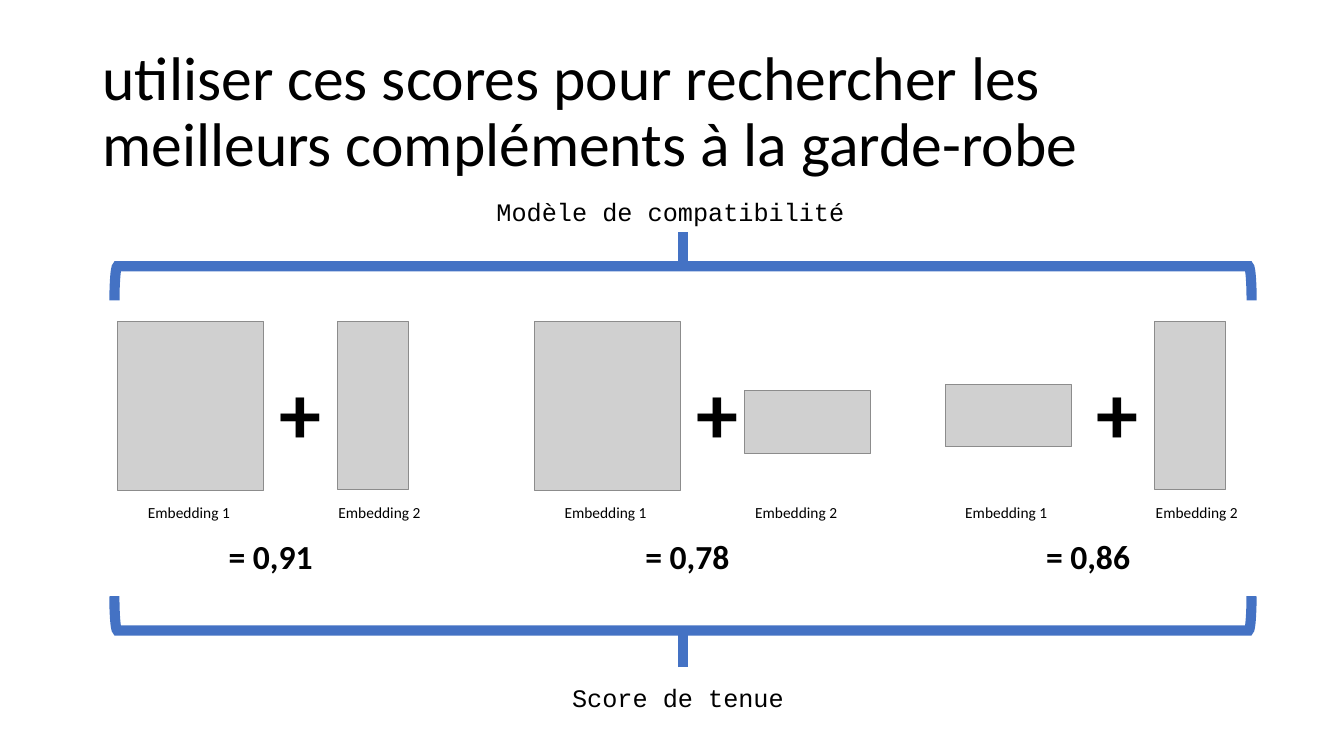
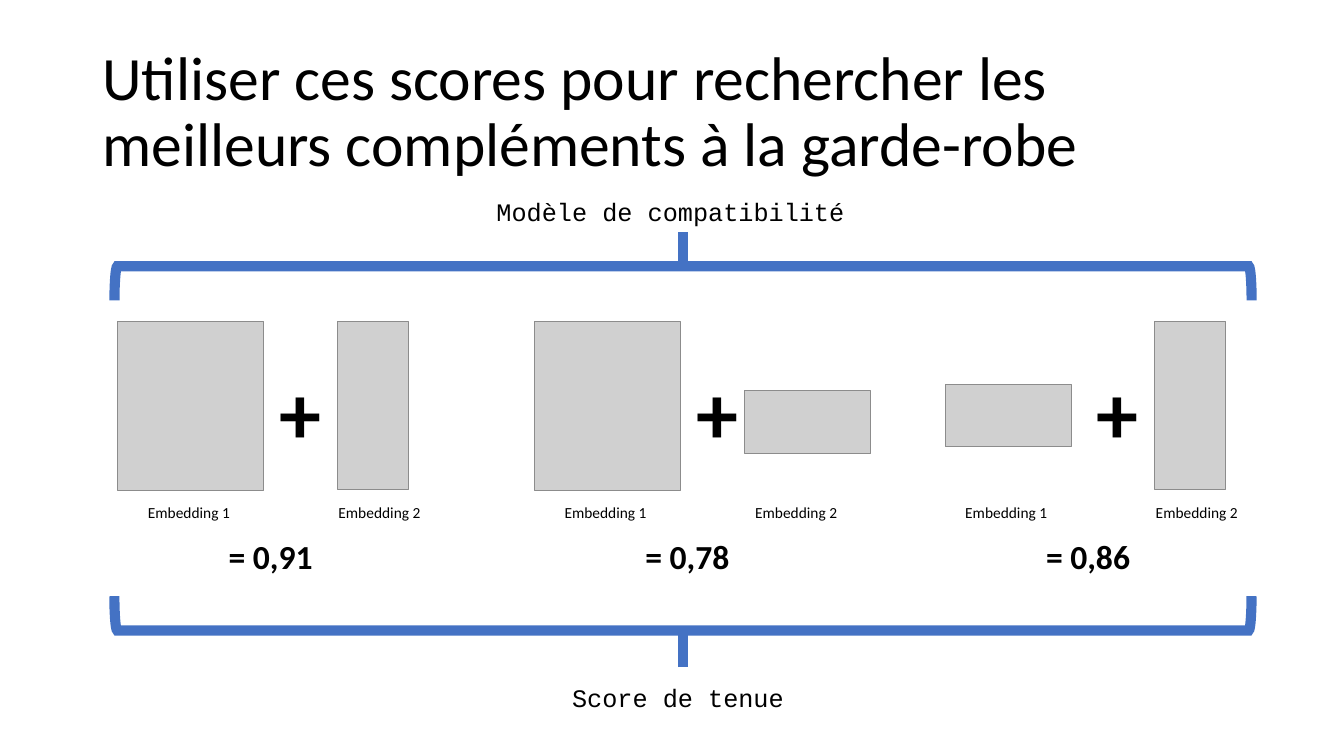
Before and after one commit to Ace4teaM/OCR-FashionInsta, a slide deck: slide 18 of POC.pptx (slide 16 before the commit). Drawn at 1344x756 pixels with LibreOffice and Linux fonts; fonts in the diff are those of the drawing; grey boxes stand for pictures. Boxes give left, top, right and bottom in pixels: in the first picture for what was removed or moved away, otherwise in the second. Text is boxed around its words. In the diff, an @@ line names an element or a change of style, - is before the commit and + after.

```diff
--- a/POC.pptx
+++ b/POC.pptx
@@ title at bbox=[102, 57, 1077, 177]: text changed @@
-utiliser ces scores pour rechercher les meilleurs compléments à la garde-robe
+Utiliser ces scores pour rechercher les meilleurs compléments à la garde-robe
```
Also in this commit, not shown: 11 other slides changed, 6 slides added, 6 slides removed.
